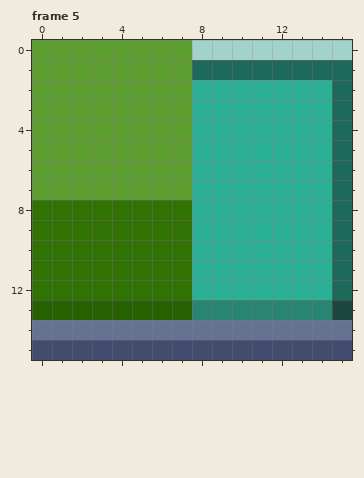
Pixel-art file, stored at src/game/assets/sprites/tilesets/original/house/house_structure.ase. This is how it looked before the edit.
16x16 pixels, 6 frames. Colours within 5 levels of each other are drawn and written as one. Shown: frame 5. The commit also changed other frames, which this record leaves out.
The result:
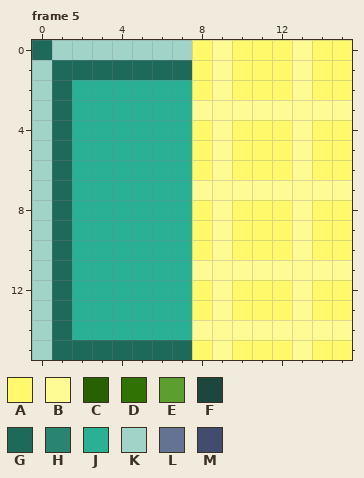
Palette (. is transparent): A #fff96b  B #fffb94  C #286102  D #307204  E #5c9e2f  F #1c463e  G #1d6a5a  H #2a8472  J #29b095  K #a2d3c9  L #657392  M #424c6e
Difference:
layer "bathroom" now shown
layer "Floor" now hidden
Changed rows in their new state; - is an unchanged pixel.
Frame 5:
first column x 0:
 0 GKKKKKKKABAAABAA
 1 KGGGGGGGABAAABAA
 2 KGJJJJJJABAAABAA
 3 KGJJJJJJBBBBBBBB
 4 KGJJJJJJABAAABAA
 5 KGJJJJJJABAAABAA
 6 KGJJJJJJABAAABAA
 7 KGJJJJJJBBBBBBBB
 8 KGJJJJJJABAAABAA
 9 KGJJJJJJABAAABAA
10 KGJJJJJJABAAABAA
11 KGJJJJJJBBBBBBBB
12 KGJJJJJJABAAABAA
13 KGJJJJJJABAAABAA
14 KGJJJJJJBBBBBBBB
15 KGGGGGGGABAAABAA
Changed places in both pictures, as pixel boxes (x1, y1, x2, y2):
changed: (32, 40, 352, 360)
